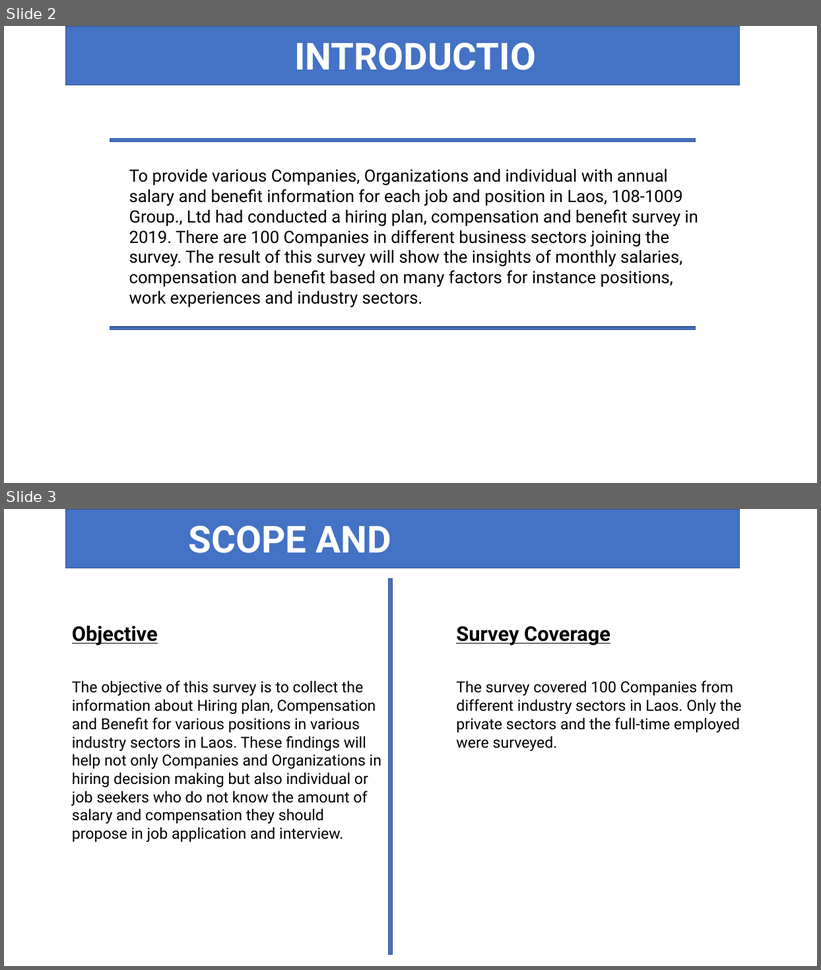
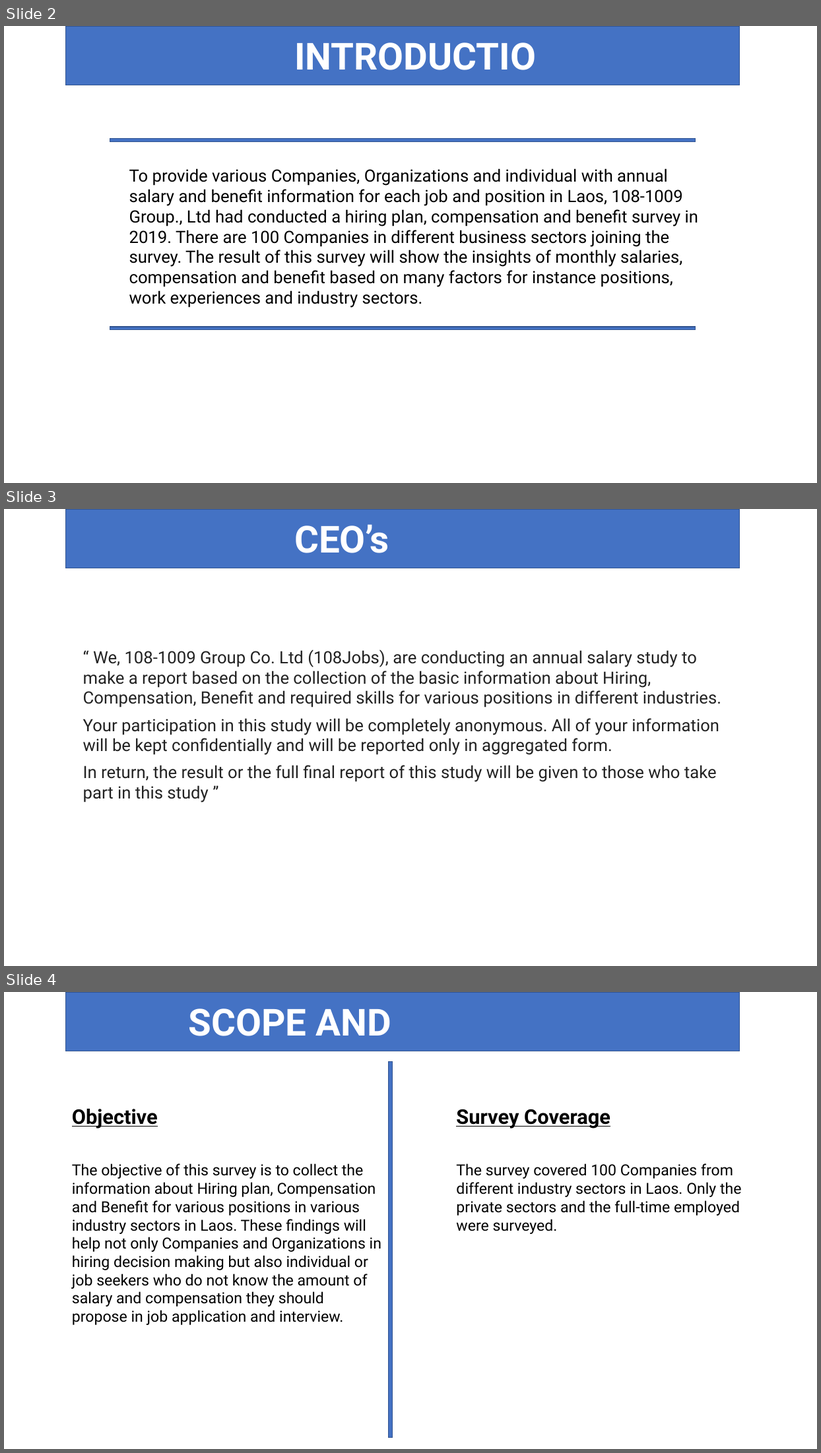
Before and after one commit to Phoud/108salarysurvey2, a slide deck: Presentation/Presentation.pptx. Shown one above the other, each under a label of ours: slides 2 and 3 before the commit, slides 2, 3 and 4 after it. The pictures are 821x970 and 821x1453 pixels, drawn with LibreOffice and Linux fonts; fonts in the diff are those of the drawing; background and template pictures are left out. Boxes give left, top, right and bottom in pixels: in the first picture for what was removed or moved away, otherwise in the second. Text is boxed around its words. In the diff, an @@ line names an element or a change of style, - is before the commit and + after.

```diff
--- a/Presentation/Presentation.pptx
+++ b/Presentation/Presentation.pptx
@@ slide 3 added at <box>4,509,817,966</box>, background picture (left out) @@
@@ rectangle added at <box>66,509,741,568</box>, fill #4472C4, outline #325491 1 pt @@
@@ text added at <box>294,524,418,568</box>, 44 pt, text #FFFFFF, bold @@
+CEO’s Speech
@@ text added at <box>83,650,721,803</box>, 20 pt, text #222222 @@
+“ We, 108-1009 Group Co. Ltd (108Jobs), are conducting an annual salary study to make a report based on the collection of the basic information about Hiring, Compensation, Benefit and required skills for various positions in different industries.
+Your participation in this study will be completely anonymous. All of your information will be kept confidentially and will be reported only in aggregated form.
+In return, the result or the full final report of this study will be given to those who take part in this study ”
@@ what was slide 3 is now slide 4 @@
```
Also in this commit, not shown: 5 slides changed, 1 other slide added, 1 slide removed, 3 other files.
